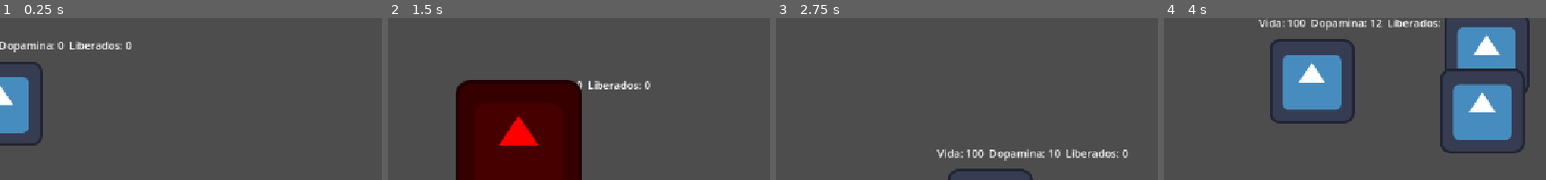
Above: before the commit, frames 1-4 (left to right).
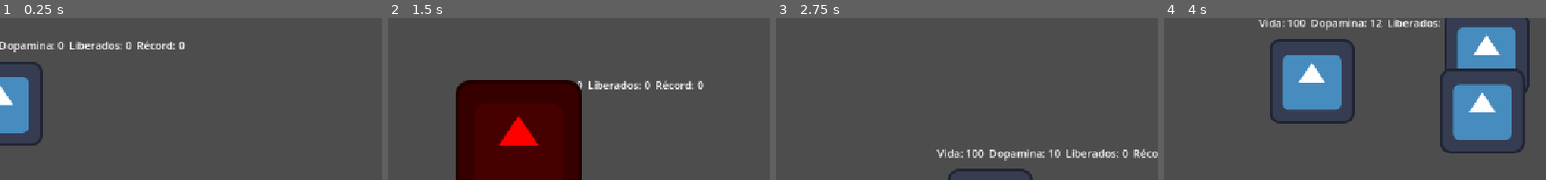
Above: after the commit, the same moments.

Repository: Moon-collab1/Brainrot-Breakout
Game: Godot game, scene res://node_2d.tscn
Two runs of this game, one before a commit and one after it. Both use one fixed random seed, a clock stepped at 60 frames per second and the inputs below. The project has no main scene, so this scene is started directly. The engine's default icon, where the game draws it, is replaced by a stand-in: a white triangle on a blue panel in a dark square.
Inputs:
- Up to frame 1 (0.25 s): no input
- Up to frame 2 (1.5 s): tap Enter (ui_accept) at 0.5, 0.77 s; hold Right (ui_right) 0.53-1.28 s; tap X (cachetada) at 0.6, 1.35 s; hold Down (ui_down) from 1.28 s (still down)
- Up to frame 3 (2.75 s): tap Enter (ui_accept) at 1.52 s; release Down (ui_down) at 2.03 s; hold Right (ui_right) from 2.03 s (still down); tap X (cachetada) at 2.1 s
- Up to frame 4 (4 s): release Right (ui_right) at 2.78 s; hold Up (ui_up) 2.78-3.53 s; tap X (cachetada) at 2.85, 3.6 s; tap Enter (ui_accept) at 3.02, 3.77 s; hold Left (ui_left) from 3.53 s (still down)
The pictures show only the part of the screen within x 50-100%, y 13-63%; the shares and areas given below are measured in that part.

The runs differ from the first frame. In frame 1, 0.4% of the frame differs, in the area x 36-49%, y 13-20%; in frame 2, 0.4%, in the area x 70-83%, y 38-45%; in frame 3, 0.2%; in frame 4, nothing differs.

Commit message:
arregle la cachetada para que libere a los zombis cercanos

Diff:
--- a/jugador.gd
+++ b/jugador.gd
@@ -6,6 +6,12 @@
 var dopa = 0.0
 var enfria = 0.0
 var libres = 0
+var alcance = 100.0
+var reg = Registro.new()
+var record = 0
+
+func _ready():
+	record = reg.leer()
 
 func _physics_process(delta):
 	var dir = Input.get_vector("ui_left", "ui_right", "ui_up", "ui_down")
@@ -30,23 +36,26 @@
 	dopa = clamp(dopa, 0.0, 100.0)
 
 	if dopa >= 100.0:
-		print("Perdiste por dopamina")
-		get_tree().reload_current_scene()
+		perder("Perdiste por dopamina")
+	if vida <= 0.0:
+		perder("Perdiste por vida")
 
-	if vida <= 0.0:
-		print("Perdiste por vida")
-		get_tree().reload_current_scene()
-
-	$Info.text = "Vida: " + str(int(vida)) + "  Dopamina: " + str(int(dopa)) + "  Liberados: " + str(libres)
+	var mejor = max(record, libres)
+	$Info.text = "Vida: " + str(int(vida)) + "  Dopamina: " + str(int(dopa)) + "  Liberados: " + str(libres) + "  Récord: " + str(mejor)
 
 	velocity = dir * vel_act
 	move_and_slide()
 
+func perder(razon):
+	print(razon)
+	reg.guardar(libres)
+	get_tree().reload_current_scene()
+
 func dar_cachetada():
 	$Golpe/Dibujo.visible = true
-	for cuerpo in $Golpe.get_overlapping_bodies():
-		if cuerpo.is_in_group("zombis"):
-			cuerpo.liberar()
+	for z in get_tree().get_nodes_in_group("zombis"):
+		if global_position.distance_to(z.global_position) < alcance:
+			z.liberar()
 			libres += 1
 	await get_tree().create_timer(0.15).timeout
 	$Golpe/Dibujo.visible = false
--- a/oleadas.gd
+++ b/oleadas.gd
@@ -4,6 +4,7 @@
 var oleadas = Lista.new()
 var n_ola = 0
 var pausa = 3.0
+var ult = 12
 
 func _ready():
 	oleadas.agregar_final(5)
@@ -11,8 +12,6 @@
 	oleadas.agregar_final(12)
 
 func _process(delta):
-	if oleadas.esta_vacia():
-		return
 	var vivos = get_tree().get_nodes_in_group("zombis").size()
 	if vivos == 0:
 		pausa -= delta
@@ -22,6 +21,8 @@
 
 func lanzar_oleada():
 	var cant = oleadas.quitar_primero()
+	ult += 4
+	oleadas.agregar_final(ult)
 	n_ola += 1
 	print("Oleada ", n_ola, " con ", cant, " zombis")
 	for i in range(cant):
--- /dev/null
+++ b/registro.gd
@@ -0,0 +1,17 @@
+class_name Registro
+
+var ruta = "user://record.txt"
+
+func leer():
+	if not FileAccess.file_exists(ruta):
+		return 0
+	var arch = FileAccess.open(ruta, FileAccess.READ)
+	var texto = arch.get_as_text()
+	arch.close()
+	return int(texto)
+
+func guardar(puntos):
+	if puntos > leer():
+		var arch = FileAccess.open(ruta, FileAccess.WRITE)
+		arch.store_string(str(puntos))
+		arch.close()
Not shown, added: registro.gd.uid
